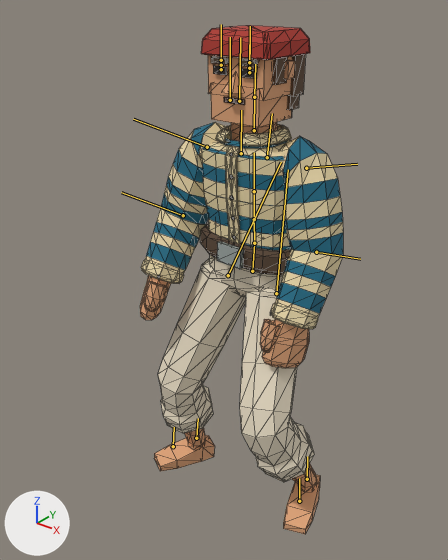
The glTF model public/assets/animations/strafe-right.glb as it was, and as the next commit left it.
Rendered twice from a 50 mm camera at (0.988, -1.559, 1.773) aimed at (-0.134, -0.157, 0.904). The axes (+X, +Y, +Z) are drawn at lower left. The lights are the same throughout. The older version comes first. Both versions are drawn at frame 3 of the action 'StrafeRight'; the numbers are the values there. The bones that change, and the others that lie on the model, are drawn over the model as lines. Mesh edges are drawn as thin lines.

The first picture shows 'Mesh_0', 'attach-belt-mesh', 'attach-bottom-mesh', 'attach-hair-mesh', 'attach-hat-mesh', 'attach-top-mesh'.
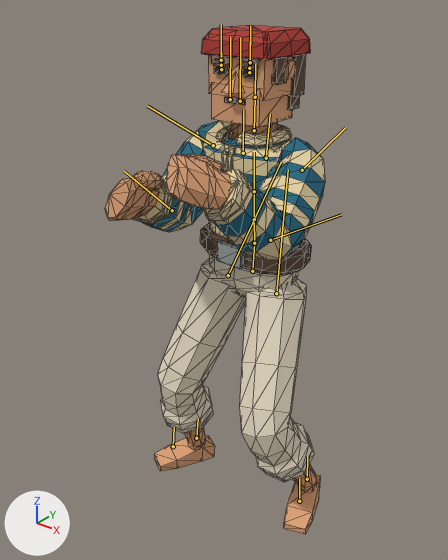
Location of each change, (x1, y1, x2, y2) in pixels of the pictures (448 x 560 px):
'attach-top-mesh', posed (33% shorter)
    before: (141, 122, 343, 329)
    after: (134, 121, 325, 260)
'Mesh_0', posed (19% wider)
    before: (140, 55, 320, 534)
    after: (105, 55, 320, 534)
bone 'Neck', root to tip
    before: (254, 130) to (254, 97)
    after: (254, 130) to (255, 97)
bone 'Head', root to tip
    before: (254, 97) to (255, 64)
    after: (255, 97) to (255, 64)
bone 'LeftArm', root to tip
    before: (306, 168) to (357, 164)
    after: (302, 170) to (345, 127)
bone 'LeftForeArm', root to tip
    before: (316, 252) to (360, 259)
    after: (270, 240) to (341, 214)
bone 'RightArm', root to tip
    before: (207, 147) to (133, 119)
    after: (213, 145) to (147, 106)
bone 'RightForeArm', root to tip
    before: (183, 215) to (121, 192)
    after: (172, 210) to (124, 171)

What changed in the scene script:
```text
Change bone_spine:
    where bone_spine = bpy.data.objects['body'].pose.bones['Spine']  # child of 'Hips'
    bone_spine.rotation_quaternion: (0.999, 0.021, 0.009, 0.024) -> (0.999, 0.021, -0.016, 0.023)  # degrees (2, 1, 3) -> degrees (2, -2, 3)
Change bone_spine1:
    where bone_spine1 = bpy.data.objects['body'].pose.bones['Spine1']  # child of 'Spine'
    bone_spine1.rotation_quaternion: (1.0, 0.0, 0.0, 0.0) -> (1.0, -0.001, -0.025, 0.0)  # degrees (0, 0, 0) -> degrees (0, -3, 0)
Change bone_spine2:
    where bone_spine2 = bpy.data.objects['body'].pose.bones['Spine2']  # child of 'Spine1'
    bone_spine2.rotation_quaternion: (1.0, 0.0, 0.0, 0.0) -> (1.0, -0.001, -0.025, 0.0)  # degrees (0, 0, 0) -> degrees (0, -3, 0)
Change bone_neck:
    where bone_neck = bpy.data.objects['body'].pose.bones['Neck']  # child of 'Spine2'
    bone_neck.rotation_quaternion: (1.0, 0.0, 0.0, -0.015) -> (0.999, 0.001, 0.037, -0.015)  # degrees (0, 0, -2) -> degrees (0, 4, -2)
Change bone_head:
    where bone_head = bpy.data.objects['body'].pose.bones['Head']  # child of 'Neck'
    bone_head.rotation_quaternion: (1.0, 0.0, 0.0, 0.0) -> (0.999, 0.0, 0.037, 0.0)  # degrees (0, 0, 0) -> degrees (0, 4, 0)
Change bone_leftarm:
    where bone_leftarm = bpy.data.objects['body'].pose.bones['LeftArm']  # child of 'LeftShoulder'
    bone_leftarm.rotation_quaternion: (0.795, 0.185, -0.208, -0.539) -> (0.782, -0.044, -0.484, -0.39)  # degrees (32, -7, -70) -> degrees (30, -52, -68)
Change bone_leftforearm:
    where bone_leftforearm = bpy.data.objects['body'].pose.bones['LeftForeArm']  # child of 'LeftArm'
    bone_leftforearm.rotation_quaternion: (0.965, 0.0, -0.262, 0.0) -> (0.715, -0.07, -0.646, 0.259)  # degrees (0, -30, 0) -> degrees (-70, -62, 86)
Change bone_rightarm:
    where bone_rightarm = bpy.data.objects['body'].pose.bones['RightArm']  # child of 'RightShoulder'
    bone_rightarm.rotation_quaternion: (0.79, 0.133, 0.213, 0.56) -> (0.735, -0.043, 0.432, 0.521)  # degrees (27, 11, 73) -> degrees (32, 43, 83)
Change bone_rightforearm:
    where bone_rightforearm = bpy.data.objects['body'].pose.bones['RightForeArm']  # child of 'RightArm'
    bone_rightforearm.rotation_quaternion: (0.973, 0.0, 0.233, 0.0) -> (0.756, -0.03, 0.641, -0.126)  # degrees (0, 27, 0) -> degrees (-50, 74, -58)
```
